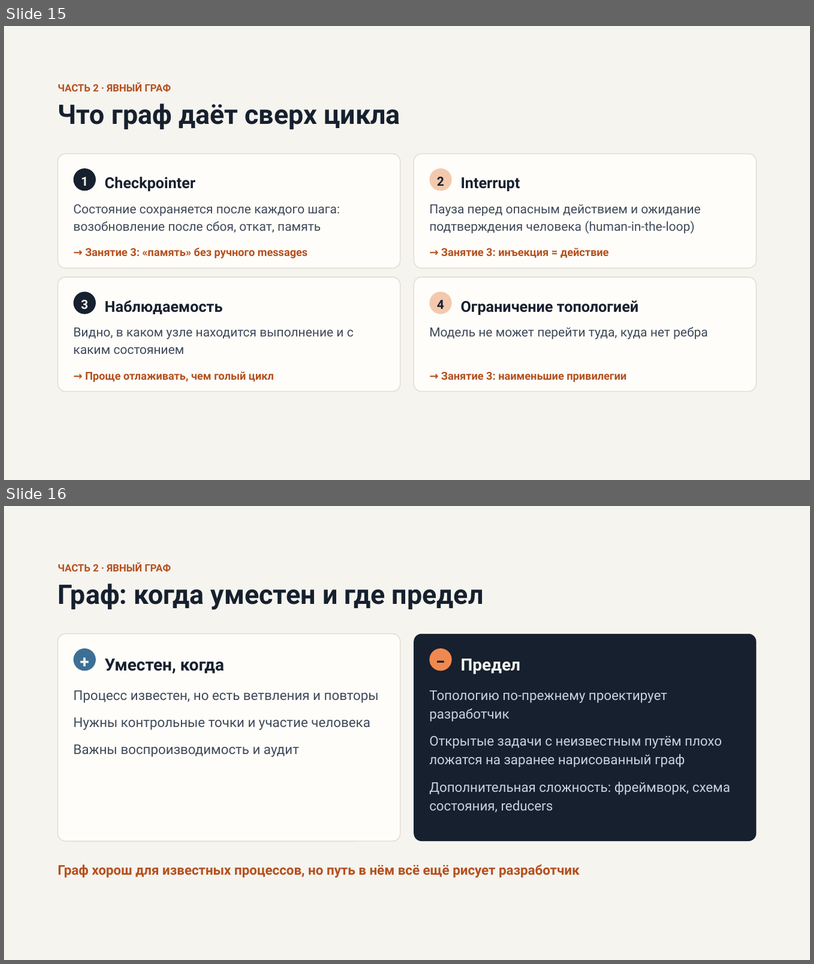
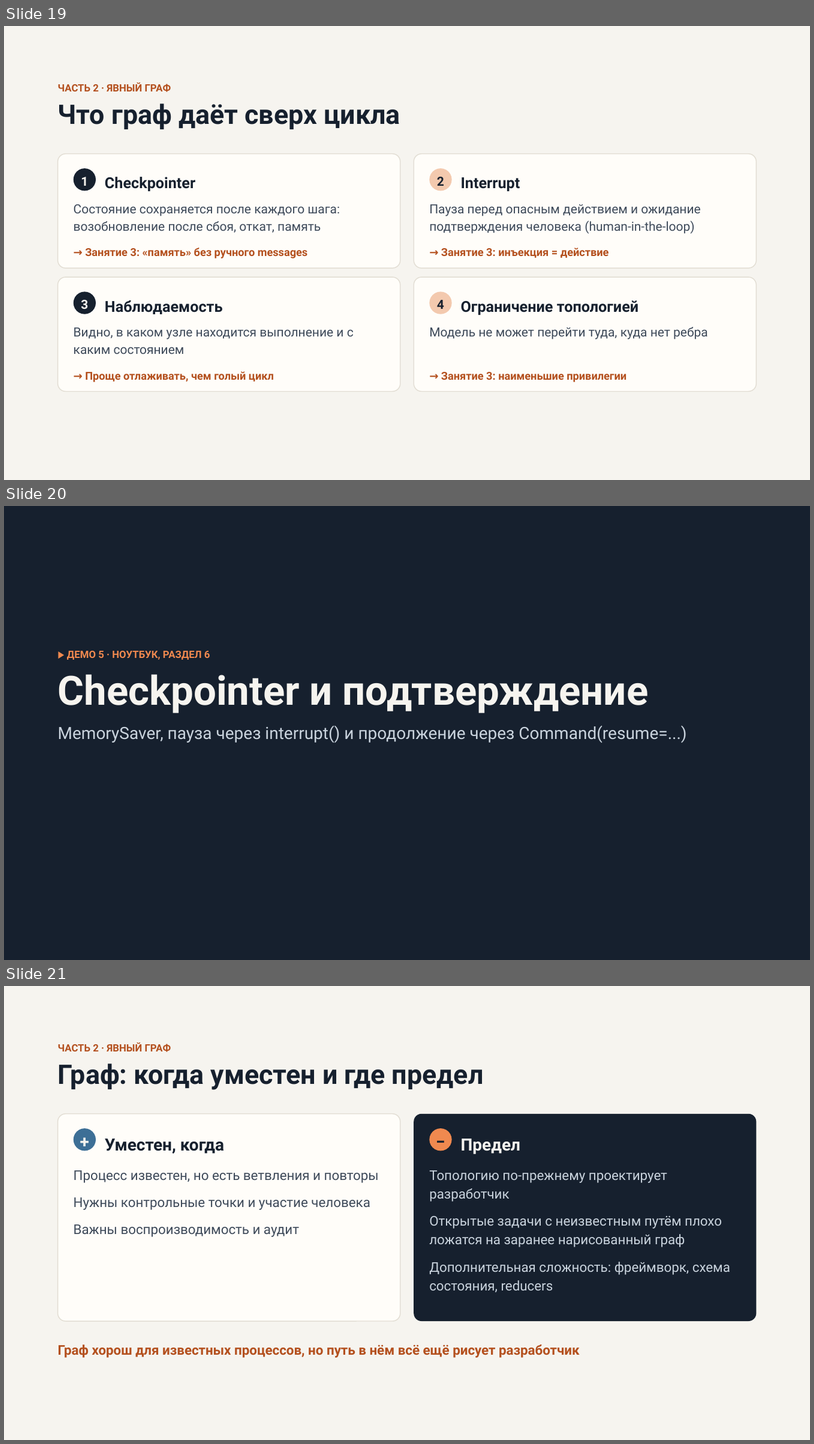
Before and after one commit to chernyatiev/llm_apps_course, a slide deck: lesson_4/Управление потоком исполнения LLM приложения.pptx. Shown one above the other, each under a label of ours: slides 15 and 16 before the commit, slides 19, 20 and 21 after it. The pictures are 814x964 and 814x1444 pixels, drawn with LibreOffice and Linux fonts; fonts in the diff are those of the drawing. Boxes give left, top, right and bottom in pixels: in the first picture for what was removed or moved away, otherwise in the second. Text is boxed around its words. In the diff, an @@ line names an element or a change of style, - is before the commit and + after.

```diff
--- a/lesson_4/Управление потоком исполнения LLM приложения.pptx
+++ b/lesson_4/Управление потоком исполнения LLM приложения.pptx
@@ slide 20 added at (4, 506, 810, 960), background #16202E @@
@@ text added at (67, 651, 210, 660), 12 pt, text #F0894F, bold @@
+▶ ДЕМО 5 · НОУТБУК, РАЗДЕЛ 6
@@ text added at (58, 674, 648, 713), 48 pt, text #F6F4EF, bold @@
+Checkpointer и подтверждение
@@ text added at (58, 726, 687, 742), 20 pt, text #C9D3DD @@
+MemorySaver, пауза через interrupt() и продолжение через Command(resume=...)
@@ what was slide 15 is now slide 19 @@
@@ what was slide 16 is now slide 21 @@
```
Also in this commit, not shown: 6 other slides added, 3 other files.
